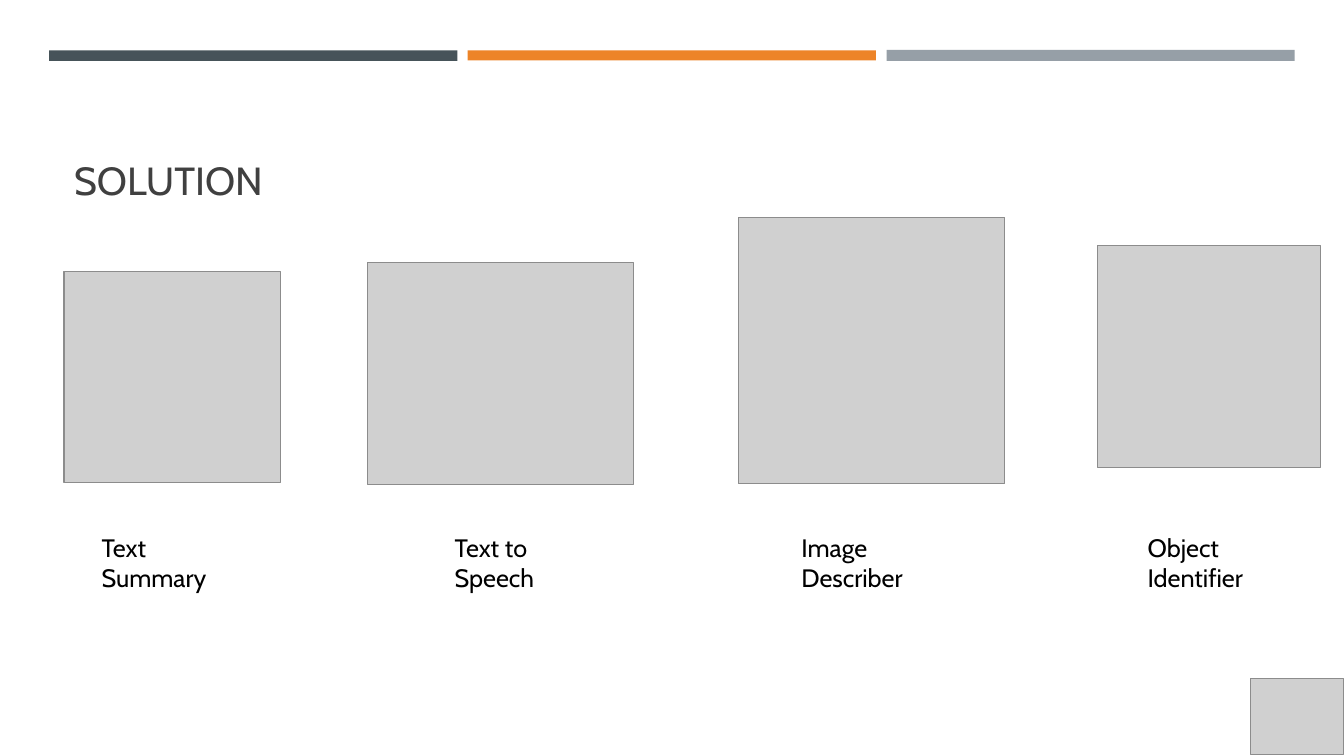
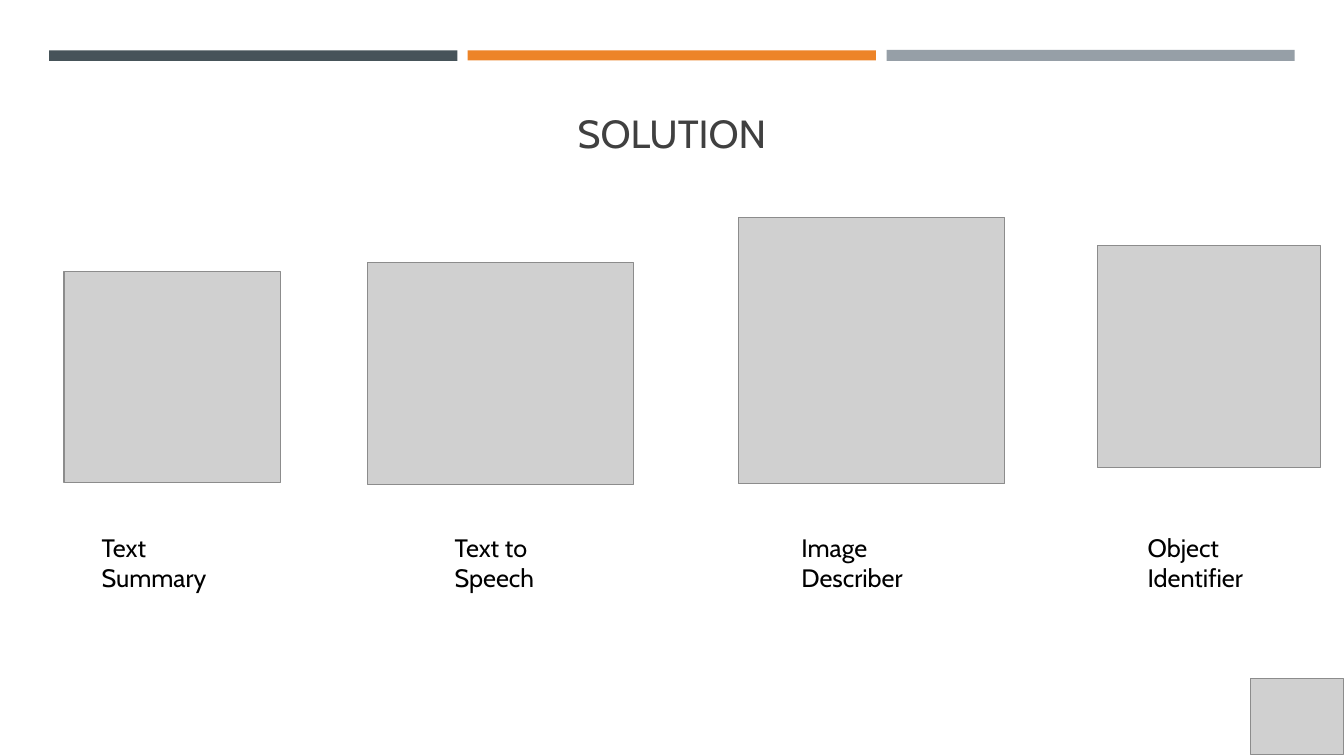
Before and after one commit to femioladipo/retinear, a slide deck: slide 5 of Retinear Google 2019.pptx (slide 4 before the commit). Drawn at 1344x756 pixels with LibreOffice and Linux fonts; fonts in the diff are those of the drawing; grey boxes stand for pictures. Boxes give left, top, right and bottom in pixels: in the first picture for what was removed or moved away, otherwise in the second. Text is boxed around its words. In the diff, an @@ line names an element or a change of style, - is before the commit and + after.

```diff
--- a/Retinear Google 2019.pptx
+++ b/Retinear Google 2019.pptx
@@ title "SOLUTION" at <box>578,120,767,149</box>: alignment left to centre @@
```
Also in this commit, not shown: 2 other slides changed, 4 slides added, 2 slides removed.
